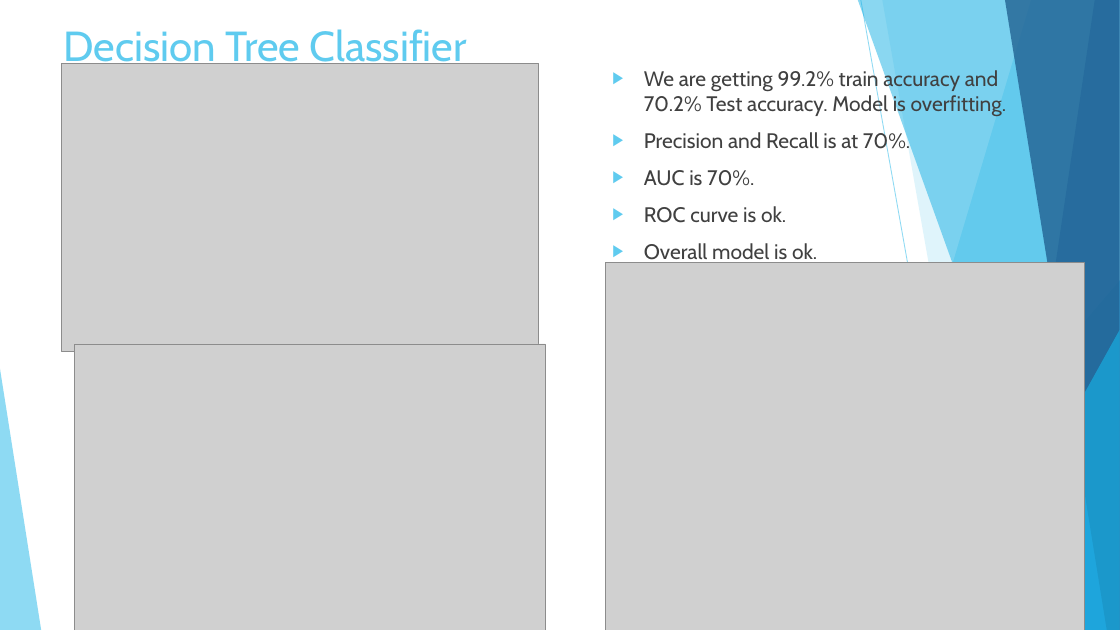
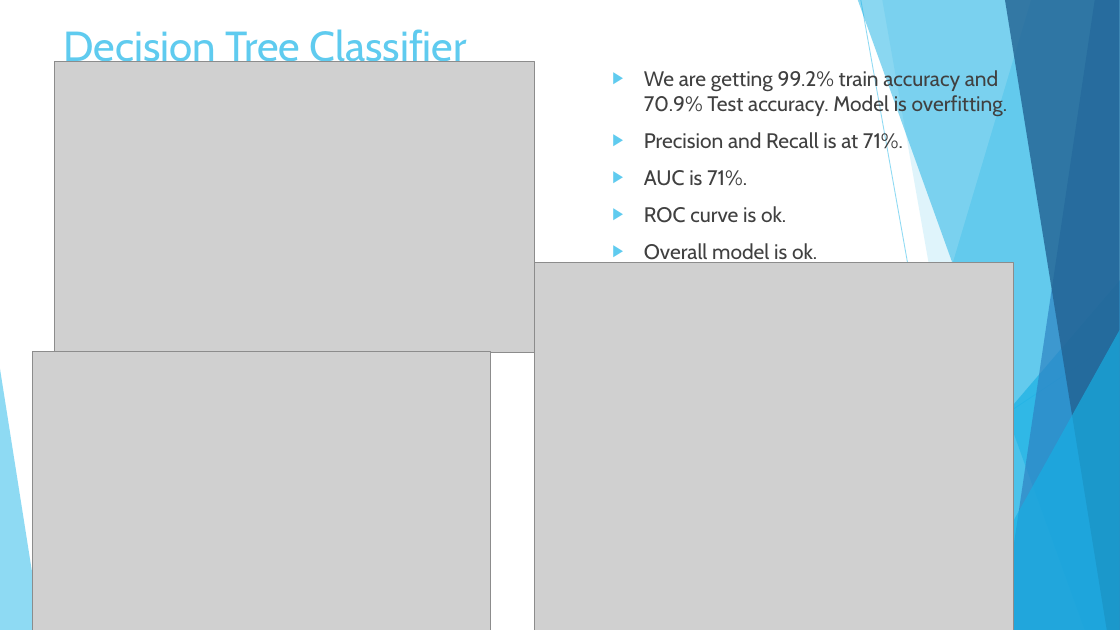
Before and after one commit to meghrajkonduskar/In-Drive-Coupon-Recommendation-Project, a slide deck: slide 20 of In Drive Coupon Recommendation.pptx. Drawn at 1120x630 pixels with LibreOffice and Linux fonts; fonts in the diff are those of the drawing; grey boxes stand for pictures. Boxes give left, top, right and bottom in pixels: in the first picture for what was removed or moved away, otherwise in the second. Text is boxed around its words. In the diff, an @@ line names an element or a change of style, - is before the commit and + after.

```diff
--- a/In Drive Coupon Recommendation.pptx
+++ b/In Drive Coupon Recommendation.pptx
@@ picture: place and size @@
-picture at <box>61,63,539,351</box>
+picture at <box>55,61,534,353</box>
@@ text at <box>644,68,1007,186</box>: text changed @@
-▶ We are getting 99.2% train accuracy and 70.2% Test accuracy. Model is overfitting.
-▶ Precision and Recall is at 70%.
-▶ AUC is 70%.
+▶ We are getting 99.2% train accuracy and 70.9% Test accuracy. Model is overfitting.
+▶ Precision and Recall is at 71%.
+▶ AUC is 71%.
@@ picture: place and size @@
-picture at <box>606,263,1085,630</box>
+picture at <box>534,263,1013,630</box>
@@ picture: place and size @@
-picture at <box>74,344,545,630</box>
+picture at <box>33,352,491,630</box>
```
Also in this commit, not shown: 10 other slides changed, 22 other files.
